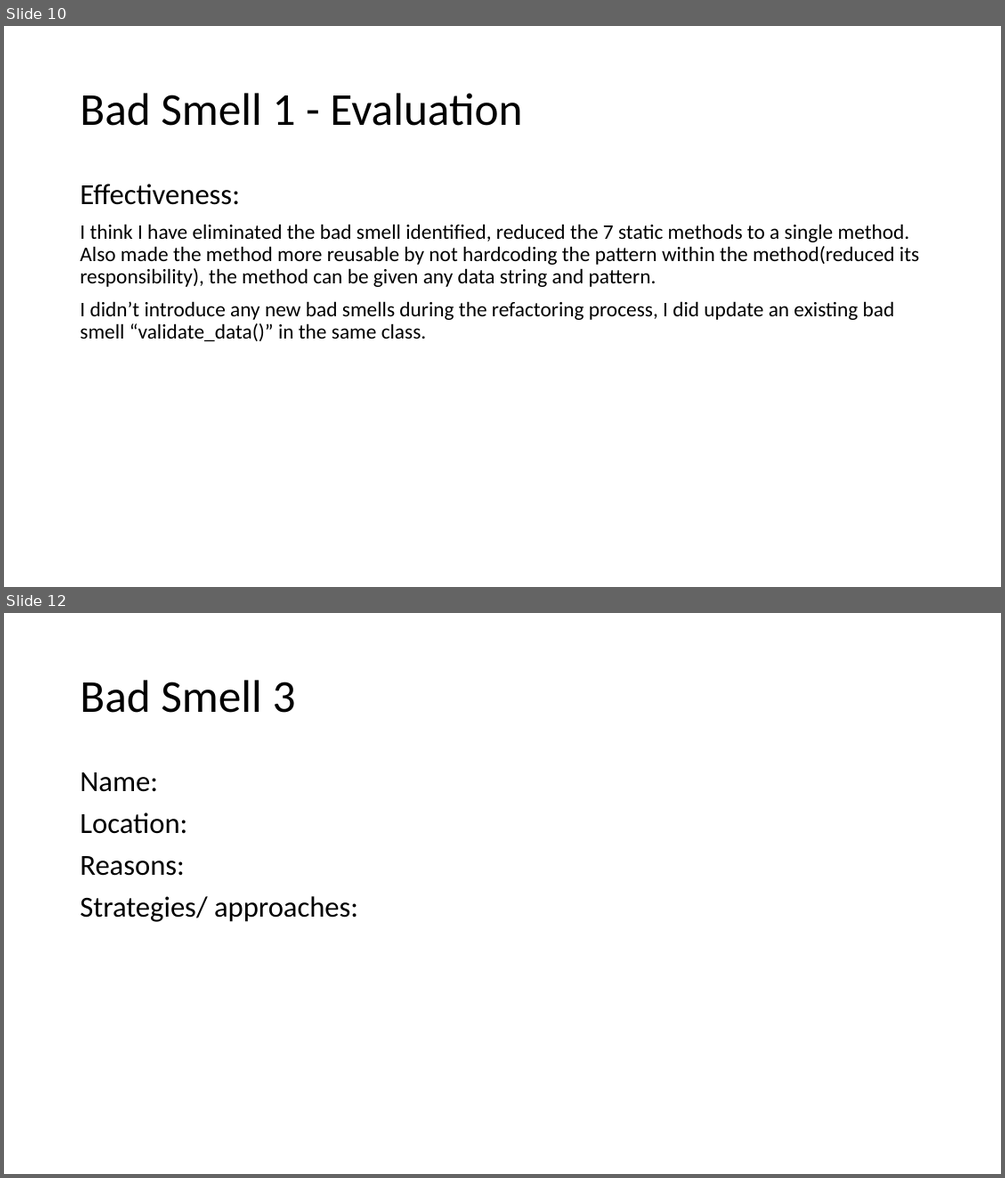
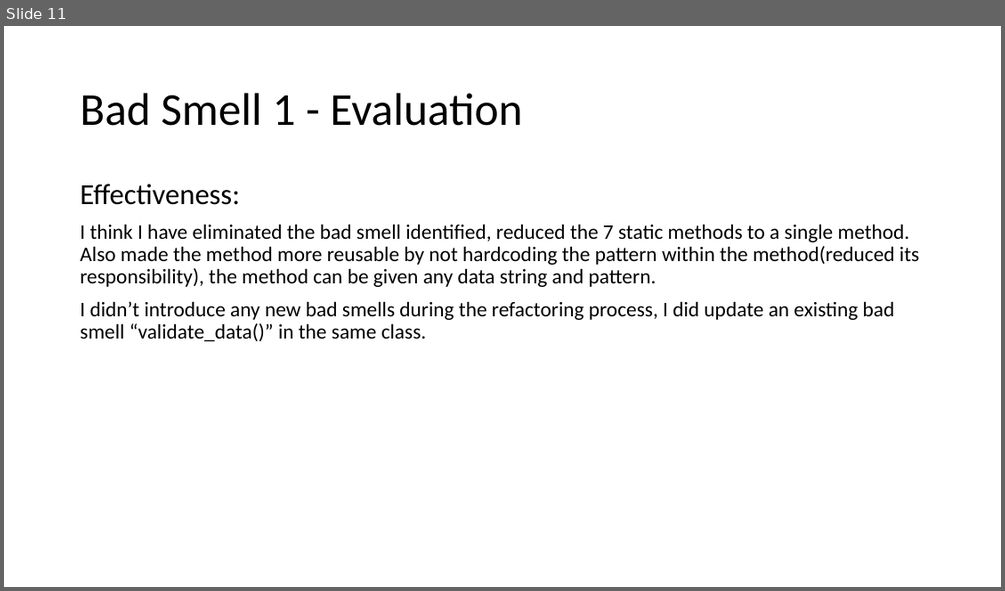
Before and after one commit to steven-snelling/PR301-Assignment_2, a slide deck: bad_smells.pptx. Shown one above the other, each under a label of ours: slides 10 and 12 before the commit, slide 11 after it; the slides between them are not shown. The pictures are 1005x1178 and 1005x591 pixels, drawn with LibreOffice and Linux fonts; fonts in the diff are those of the drawing. Boxes give left, top, right and bottom in pixels: in the first picture for what was removed or moved away, otherwise in the second. Text is boxed around its words. In the diff, an @@ line names an element or a change of style, - is before the commit and + after.

```diff
--- a/bad_smells.pptx
+++ b/bad_smells.pptx
@@ slide 12 removed at <box>4,613,1001,1174</box>, background #FFFFFF @@
@@ title removed at <box>80,680,296,713</box> @@
-Bad Smell 3
@@ text removed at <box>80,772,358,922</box> @@
-Name:
-Location:
-Reasons:
-Strategies/ approaches:
@@ what was slide 10 is now slide 11 @@
```
Also in this commit, not shown: 6 slides changed, 2 slides added.
